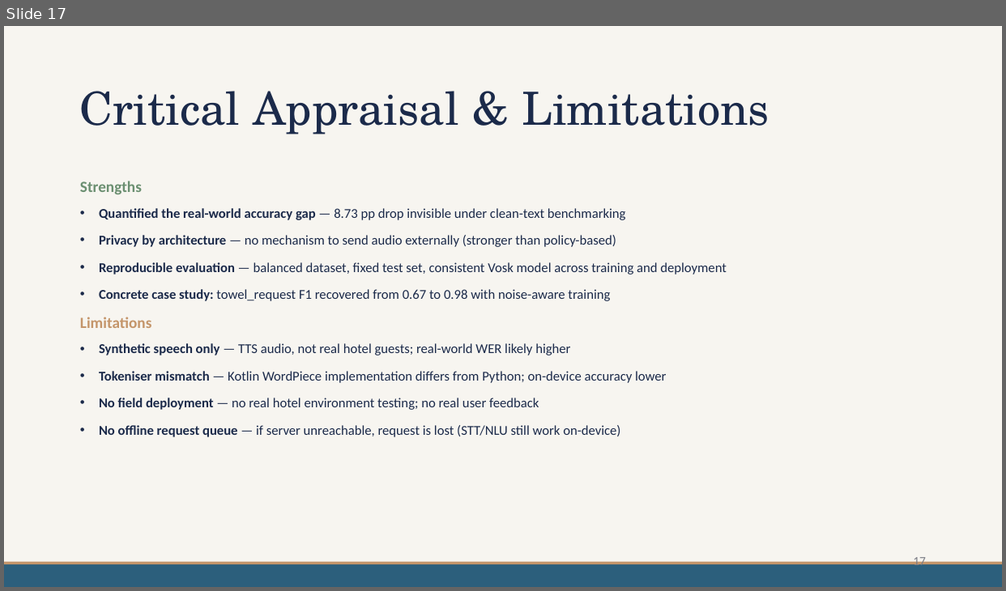
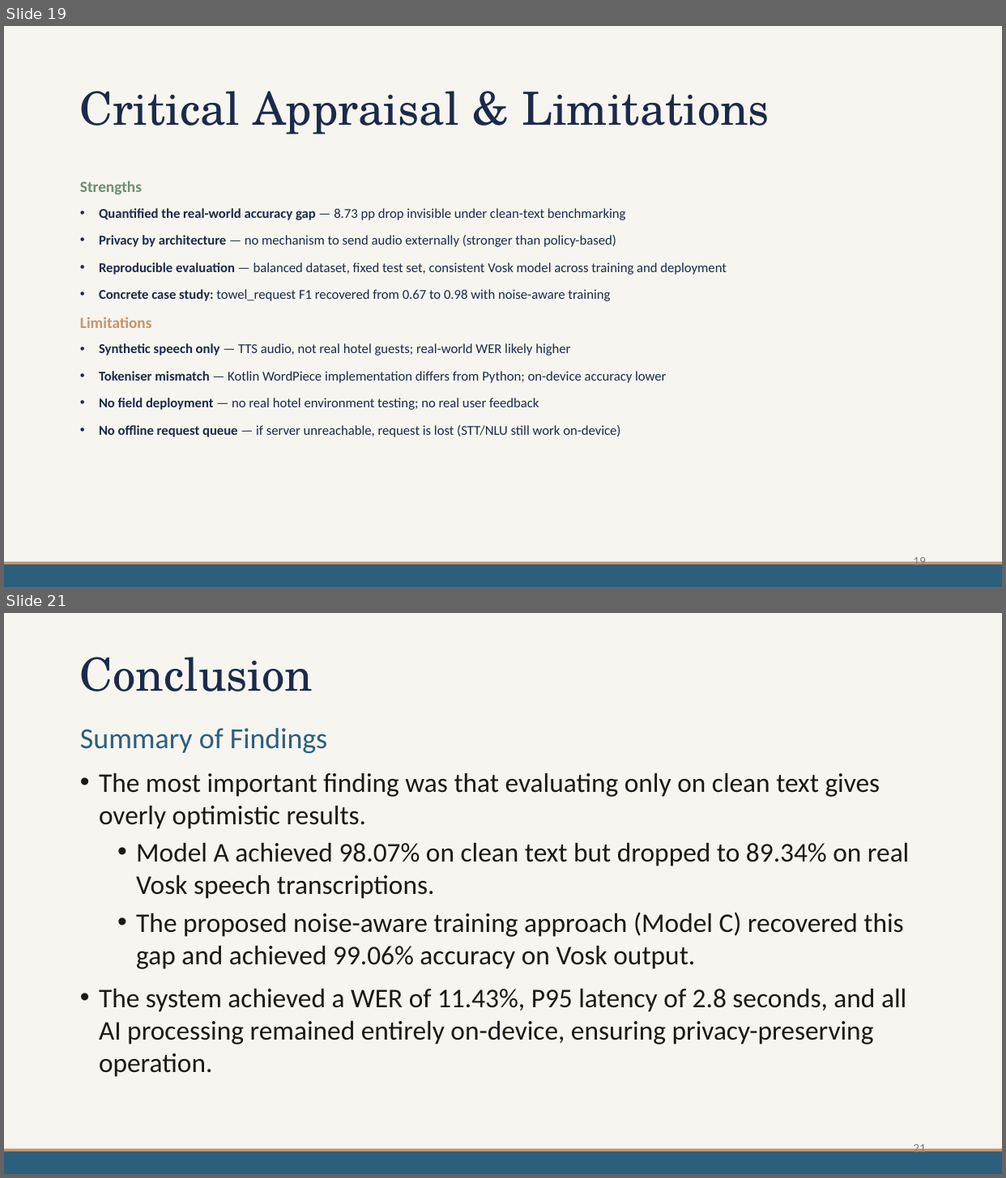
Before and after one commit to mdpw/msc-research, a slide deck: documents/Viva Presentation.pptx. Shown one above the other, each under a label of ours: slide 17 before the commit, slides 19 and 21 after it; the slides between them are not shown. The pictures are 1006x591 and 1006x1178 pixels, drawn with LibreOffice and Linux fonts; fonts in the diff are those of the drawing. Boxes give left, top, right and bottom in pixels: in the first picture for what was removed or moved away, otherwise in the second. Text is boxed around its words. In the diff, an @@ line names an element or a change of style, - is before the commit and + after.

```diff
--- a/documents/Viva Presentation.pptx
+++ b/documents/Viva Presentation.pptx
@@ slide 21 added at [4, 613, 1002, 1174], background #F7F5F0; not listed: 2 template elements that a slide beside it also shows @@
@@ title added at [80, 657, 313, 692], 44 pt, text #1B2A4A @@
+Conclusion
@@ text added at [80, 728, 909, 1077], 26 pt, text #1C1912 @@
+Summary of Findings
+• The most important finding was that evaluating only on clean text gives overly optimistic results.
+  • Model A achieved 98.07% on clean text but dropped to 89.34% on real Vosk speech transcriptions.
+  • The proposed noise-aware training approach (Model C) recovered this gap and achieved 99.06% accuracy on Vosk output.
+• The system achieved a WER of 11.43%, P95 latency of 2.8 seconds, and all AI processing remained entirely on-device, ensuring privacy-preserving operation.
@@ page number added at [913, 1142, 926, 1157], 12 pt, text #7A7D86 @@
+21
@@ what was slide 17 is now slide 19 @@
@@ page number at [913, 555, 926, 570]: text changed @@
-17
+19
```
Also in this commit, not shown: 4 slides changed, 7 other slides added, 2 slides removed.
